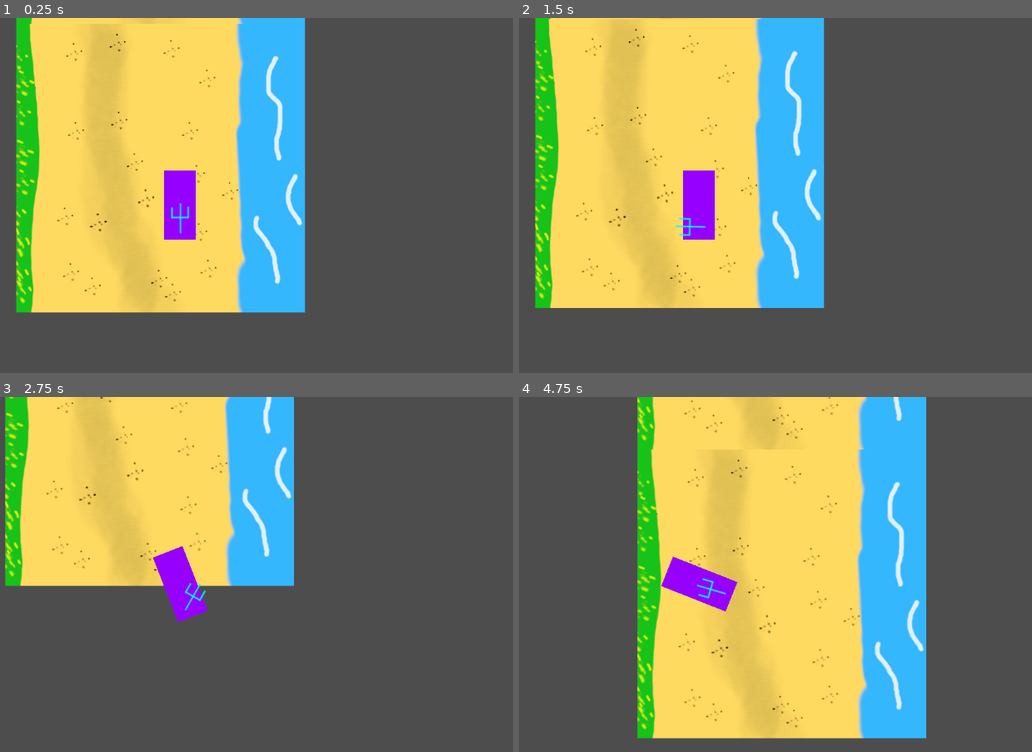
Above: before the commit, frames 1-4 (two rows, left to right).
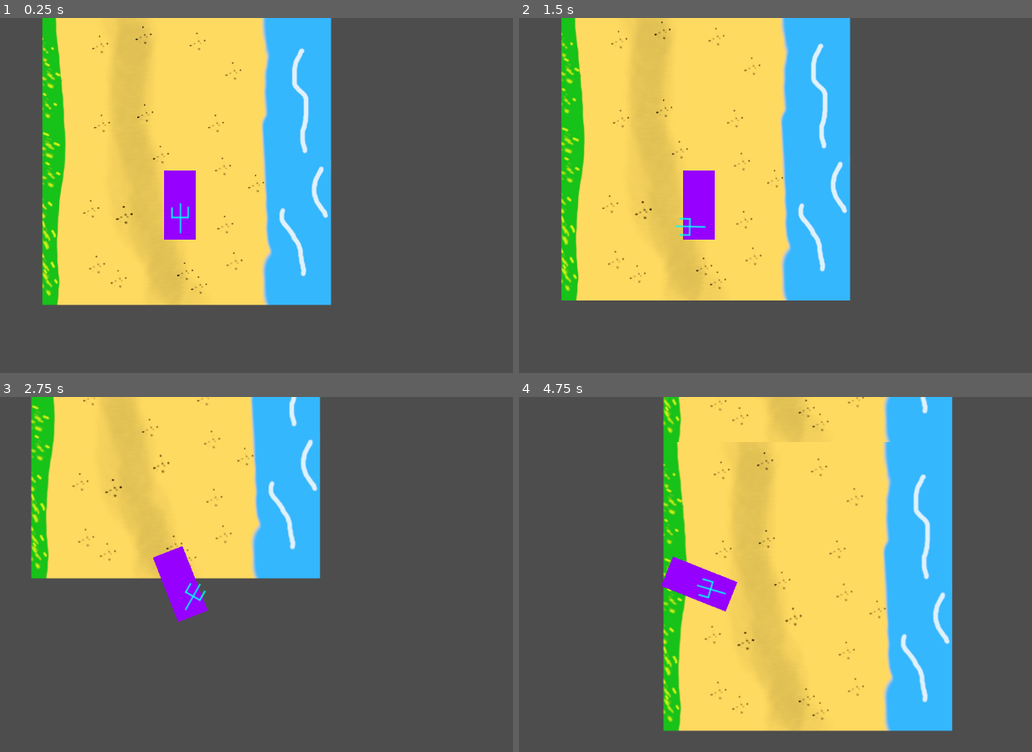
Above: after the commit, the same moments.

Repository: JoshuaKabo/Bothell-Jammin-PSW
Game: Godot game, scene res://GameAssets/main_scene.tscn
The game is run twice, just before and just after one commit, with the same random seed, the same clock (stepped at 60 frames per second) and the same inputs.
Inputs (mouse positions are in pixels of both pictures, inside the frame that each line leads up to):
- Up to frame 1 (0.25 s): no input
- Up to frame 2 (1.5 s): tap Enter at 0.5 s; move the mouse to (847, 184) at 0.52 s; hold D (steer_right) 0.53-1.28 s; click (847, 184) at 0.6 s; tap Space at 1.25 s; move the mouse to (565, 223) at 1.27 s; hold Down (brake) from 1.28 s (still down); click (565, 223) at 1.35 s
- Up to frame 3 (2.75 s): move the mouse to (246, 503) at 2.02 s; release Down (brake) at 2.03 s; hold D (steer_right) from 2.03 s (still down); click (246, 503) at 2.1 s
- Up to frame 4 (4.75 s): move the mouse to (667, 659) at 2.77 s; release D (steer_right) at 2.78 s; hold Up (accelerate) 2.78-3.53 s; click (667, 659) at 2.85 s; move the mouse to (898, 641) at 3.52 s; hold Left (steer_left) from 3.53 s (still down); click (898, 641) at 3.6 s; move the mouse to (outside the picture) at 4.27 s; click (outside the picture) at 4.35 s

The runs differ from the first frame. In frame 1, 22% of the frame differs, in the area x 3-65%, y 0-84%; in frame 2, 22%; in frame 3, 14%; in frame 4, 25%, in the area x 23-85%, y 0-97%.

Commit message:
fire and water drop are hooked up. Water doesn't instance

Diff:
--- /dev/null
+++ b/GameAssets/Items/water_drop.gd
@@ -0,0 +1,23 @@
+extends CharacterBody2D
+
+const SPEED = 300.0
+var timer
+
+# Get the gravity from the project settings to be synced with RigidBody nodes.
+var gravity = ProjectSettings.get_setting("physics/2d/default_gravity")
+
+var despawn_timer
+
+func _ready():
+	despawn_timer = get_node("despawn_timer")
+	despawn_timer.start()
+	# timer =
+
+func _physics_process(_delta):
+	# apply the valocity as supplied from the start
+	move_and_slide()
+
+
+func _on_despawn_timer_timeout():
+	# delete when timer runs out
+	queue_free()
--- a/GameAssets/Player/Gun.gd
+++ b/GameAssets/Player/Gun.gd
@@ -1,18 +1,33 @@
 extends Node2D
+
+var fire_point
+var water_drop_scene = preload("res://water_drop.tscn")
 
 
 # Called when the node enters the scene tree for the first time.
 func _ready():
-	pass # Replace with function body.
+	fire_point = get_node("firepoint")
+
+func handle_fire():
+	print(water_drop_scene)
+	# var level_scene = get_tree().current_scene
+	# var fired_drop = water_drop_scene.instance()
+	# fired_drop.global_position = fire_point.global_position
+	# fired_drop.global_rotation = global_rotation
+	# fired_drop.velocity = Vector2(0, -1).rotated(global_rotation) * 1000
+	# level_scene.add_child(fired_drop)
 
 
 # Called every frame. 'delta' is the elapsed time since the previous frame.
-func _process(delta):
-    # Get the position of the mouse relative to the node
+func _process(_delta):
+	# Get the position of the mouse relative to the node
 	var mouse_pos = get_global_mouse_position() - global_position
 
-    # Calculate the angle between the node and the mouse
+	# Calculate the angle between the node and the mouse
 	var angle = atan2(mouse_pos.y, mouse_pos.x)
 
-    # Set the node's global rotation to the calculated angle - global for not being messed up by car rotation
+	# Set the node's global rotation to the calculated angle - global for not being messed up by car rotation
 	global_rotation = angle
+
+	if Input.is_action_just_pressed("fire"):
+		handle_fire()
--- a/GameAssets/main_scene.tscn
+++ b/GameAssets/main_scene.tscn
@@ -20,5 +20,5 @@
 layer_0/tile_data = PackedInt32Array(0, 0, 0, -65536, 0, 0, -131072, 0, 0, 65536, 0, 0)
 
 [node name="Player" parent="." instance=ExtResource("1_bbhq1")]
-position = Vector2(284, 814)
+position = Vector2(239, 827)
 rotation = 4.71239
--- a/project.godot
+++ b/project.godot
@@ -41,6 +41,11 @@
 , Object(InputEventKey,"resource_local_to_scene":false,"resource_name":"","device":-1,"window_id":0,"alt_pressed":false,"shift_pressed":false,"ctrl_pressed":false,"meta_pressed":false,"pressed":false,"keycode":0,"physical_keycode":83,"key_label":0,"unicode":115,"echo":false,"script":null)
 ]
 }
+fire={
+"deadzone": 0.5,
+"events": [Object(InputEventMouseButton,"resource_local_to_scene":false,"resource_name":"","device":-1,"window_id":0,"alt_pressed":false,"shift_pressed":false,"ctrl_pressed":false,"meta_pressed":false,"button_mask":0,"position":Vector2(0, 0),"global_position":Vector2(0, 0),"factor":1.0,"button_index":1,"pressed":false,"double_click":false,"script":null)
+]
+}
 
 [rendering]
 
--- /dev/null
+++ b/water_drop.tscn
@@ -0,0 +1,22 @@
+[gd_scene load_steps=4 format=3 uid="uid://d3msq48df8h8y"]
+
+[ext_resource type="Script" path="res://GameAssets/Items/water_drop.gd" id="1_l3fti"]
+[ext_resource type="Texture2D" uid="uid://5knop0bluh1n" path="res://GameAssets/Items/Sprites/water_drop.png" id="2_4385l"]
+
+[sub_resource type="CircleShape2D" id="CircleShape2D_vbdeh"]
+radius = 8.0
+
+[node name="water_drop" type="CharacterBody2D"]
+script = ExtResource("1_l3fti")
+
+[node name="Sprite2D" type="Sprite2D" parent="."]
+texture = ExtResource("2_4385l")
+
+[node name="CollisionShape2D" type="CollisionShape2D" parent="."]
+shape = SubResource("CircleShape2D_vbdeh")
+
+[node name="despawn_timer" type="Timer" parent="."]
+wait_time = 2.0
+one_shot = true
+
+[connection signal="timeout" from="despawn_timer" to="." method="_on_despawn_timer_timeout"]
Binary file added: GameAssets/Items/Sprites/water_drop.png
Not shown, added: GameAssets/Items/Sprites/water_drop.png.import
Not shown, added: GameAssets/Items/Sprites/water_drop.xcf
